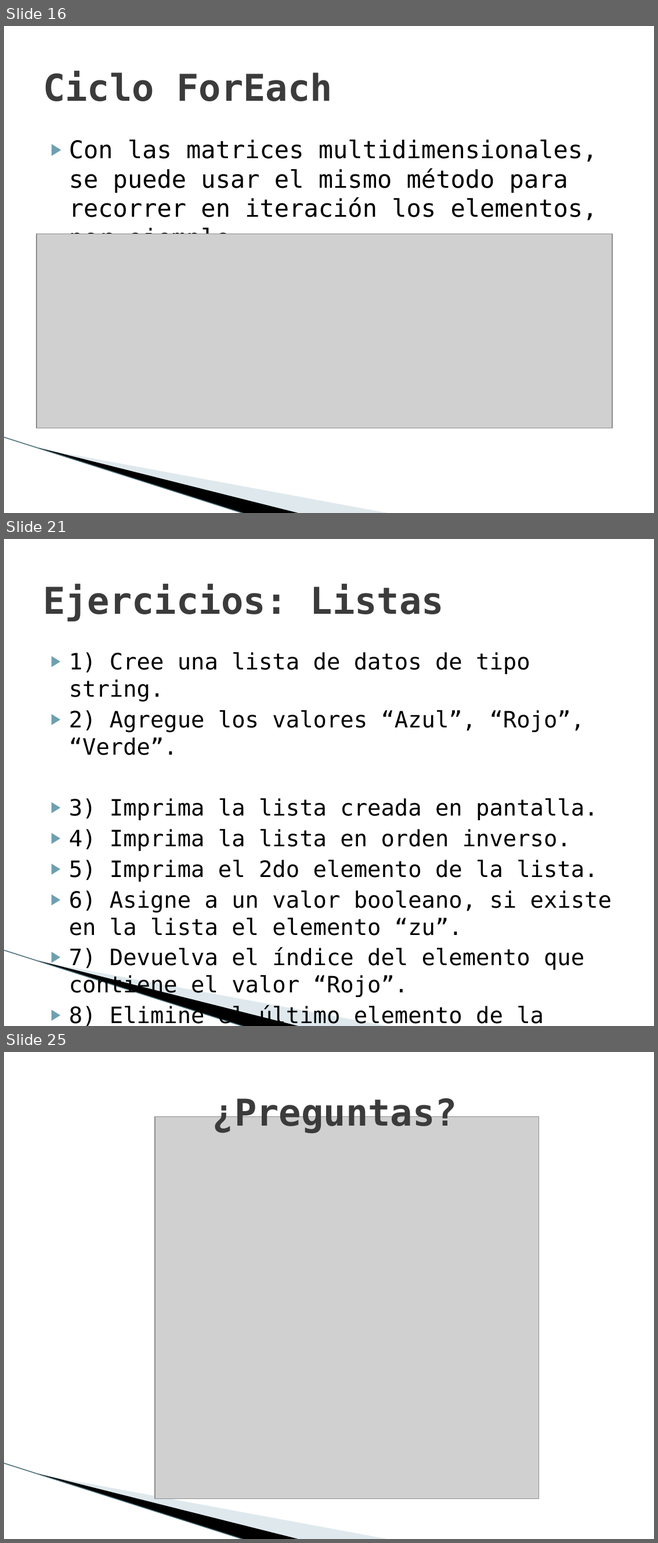
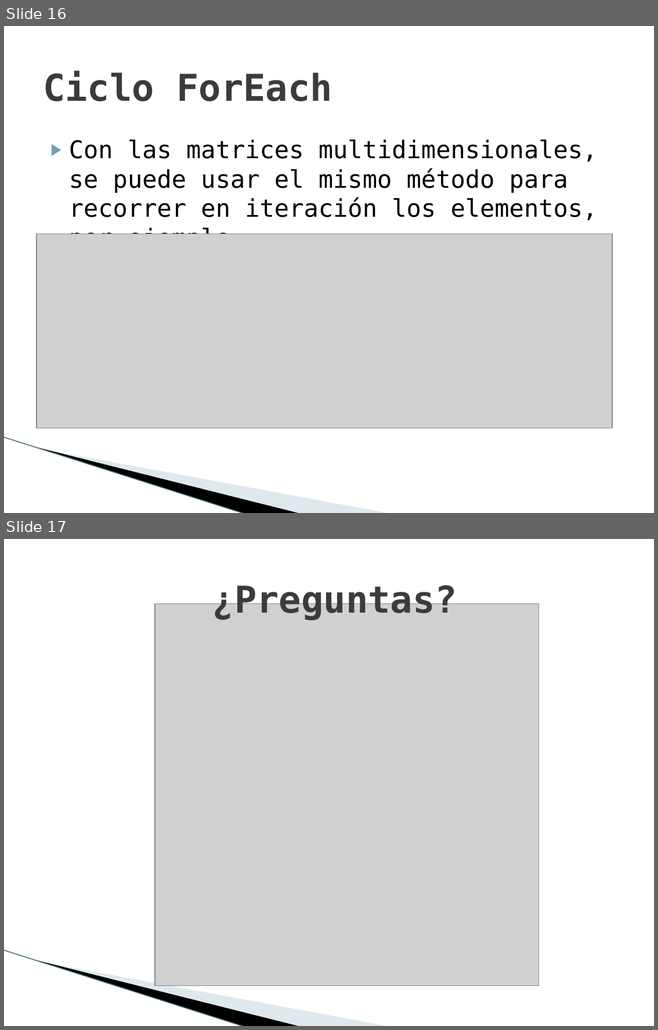
Before and after one commit to maxilovera/net-basics, a slide deck: 7- C# Arreglos y listas/7- C# Arreglos y listas.pptx. Shown one above the other, each under a label of ours: slides 16, 21 and 25 before the commit, slides 16 and 17 after it; the slides between them are not shown. The pictures are 658x1543 and 658x1030 pixels, drawn with LibreOffice and Linux fonts; fonts in the diff are those of the drawing; grey boxes stand for pictures; background and template pictures are left out. Boxes give left, top, right and bottom in pixels: in the first picture for what was removed or moved away, otherwise in the second. Text is boxed around its words. In the diff, an @@ line names an element or a change of style, - is before the commit and + after.

Commit message:
Saque los ejercicios porq estan en el doc

```diff
--- a/7- C# Arreglos y listas/7- C# Arreglos y listas.pptx
+++ b/7- C# Arreglos y listas/7- C# Arreglos y listas.pptx
@@ slide 21 removed at [4, 539, 654, 1026], background #FFFFFF; not listed: 3 template elements that a slide beside it also shows @@
@@ title removed at [43, 584, 444, 621] @@
-Ejercicios: Listas
@@ text removed at [69, 652, 611, 1026] @@
-▶ 1) Cree una lista de datos de tipo string.
-▶ 2) Agregue los valores “Azul”, “Rojo”, “Verde”.
-▶ 3) Imprima la lista creada en pantalla.
-▶ 4) Imprima la lista en orden inverso.
-▶ 5) Imprima el 2do elemento de la lista.
-▶ 6) Asigne a un valor booleano, si existe en la lista el elemento “zu”.
-▶ 7) Devuelva el índice del elemento que contiene el valor “Rojo”.
-▶ 8) Elimine el último elemento de la lista.
-▶ 9) Imprima la cantidad total de elementos de la lista.
@@ what was slide 25 is now slide 17 @@
```
Also in this commit, not shown: 7 other slides removed.
